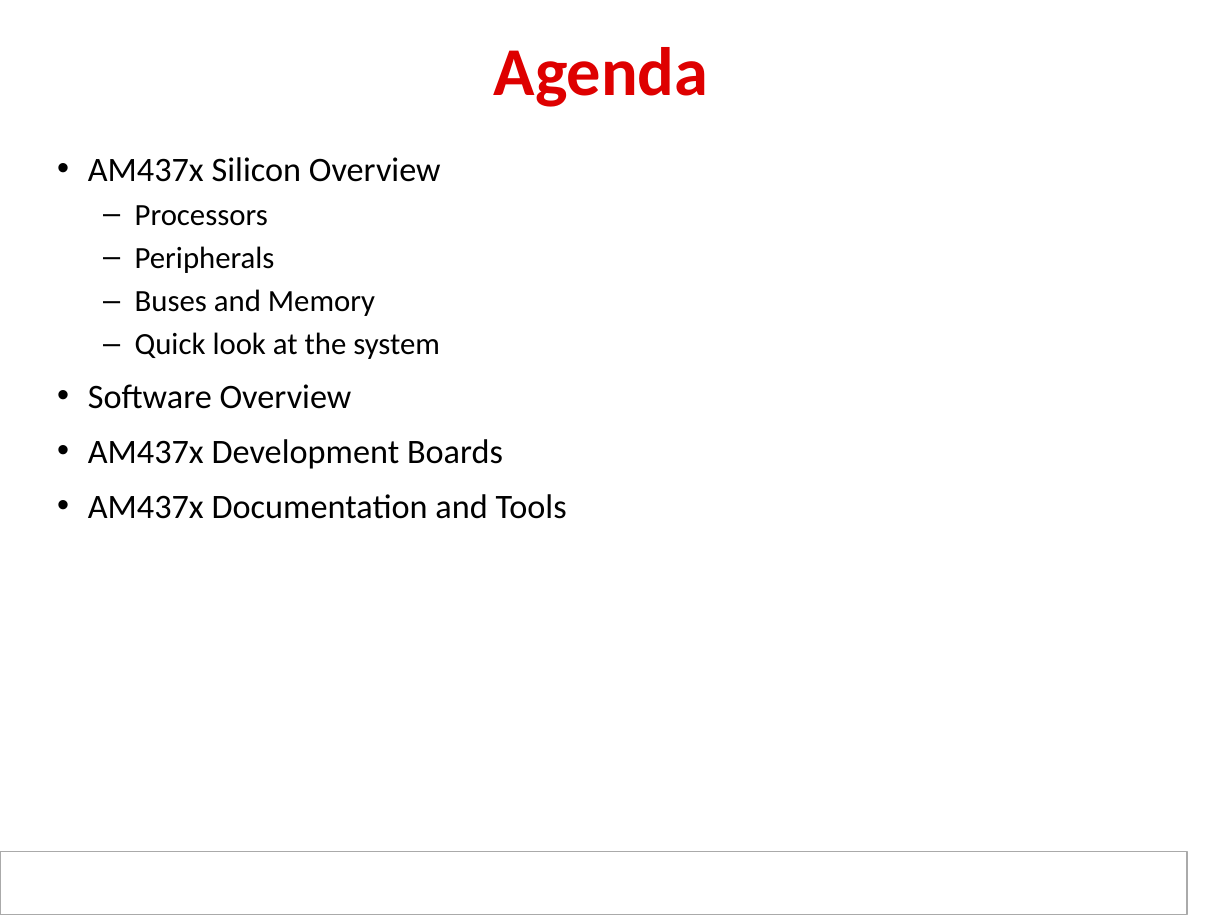
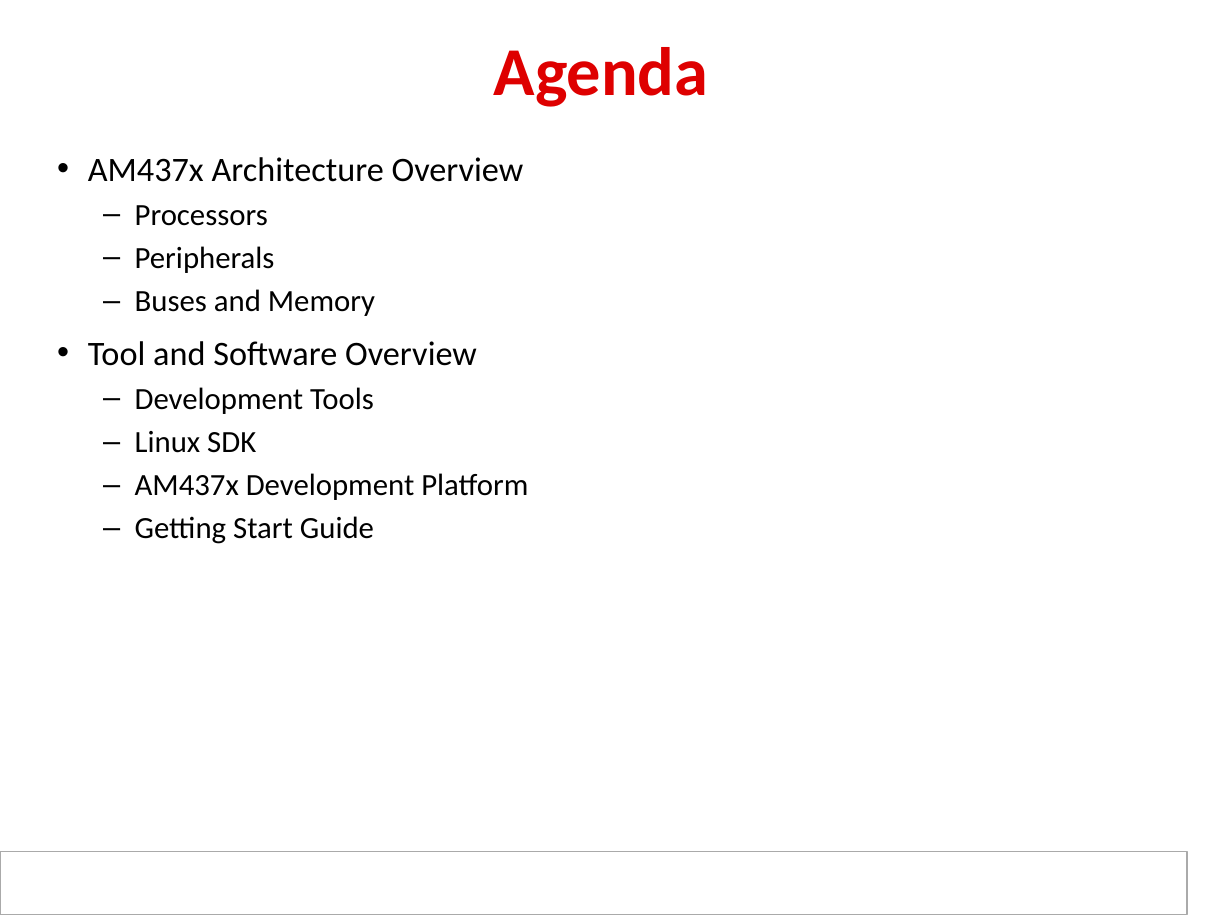
Before and after one commit to hari1989/keystone-workshop, a slide deck: slide 2 of preliminary/Working/presentations/Sitara/Ran_sitara_boot_camp_am437x_technical_overview_final.pptx. Drawn at 1232x924 pixels with LibreOffice and Linux fonts; fonts in the diff are those of the drawing; background and template pictures are left out. Boxes give left, top, right and bottom in pixels: in the first picture for what was removed or moved away, otherwise in the second. Text is boxed around its words. In the diff, an @@ line names an element or a change of style, - is before the commit and + after.

```diff
--- a/preliminary/Working/presentations/Sitara/Ran_sitara_boot_camp_am437x_technical_overview_final.pptx
+++ b/preliminary/Working/presentations/Sitara/Ran_sitara_boot_camp_am437x_technical_overview_final.pptx
@@ text at (88,157,524,182): text changed @@
-• AM437x Silicon Overview
+• AM437x Architecture Overview
@@ text at (88,341,528,544): text changed; size 20 to 18 pt @@
-  – Quick look at the system
-• Software Overview
-• AM437x Development Boards
-• AM437x Documentation and Tools
+• Tool and Software Overview
+  – Development Tools
+  – Linux SDK
+  – AM437x Development Platform
+  – Getting Start Guide
```
Also in this commit, not shown: 4 other slides changed.
